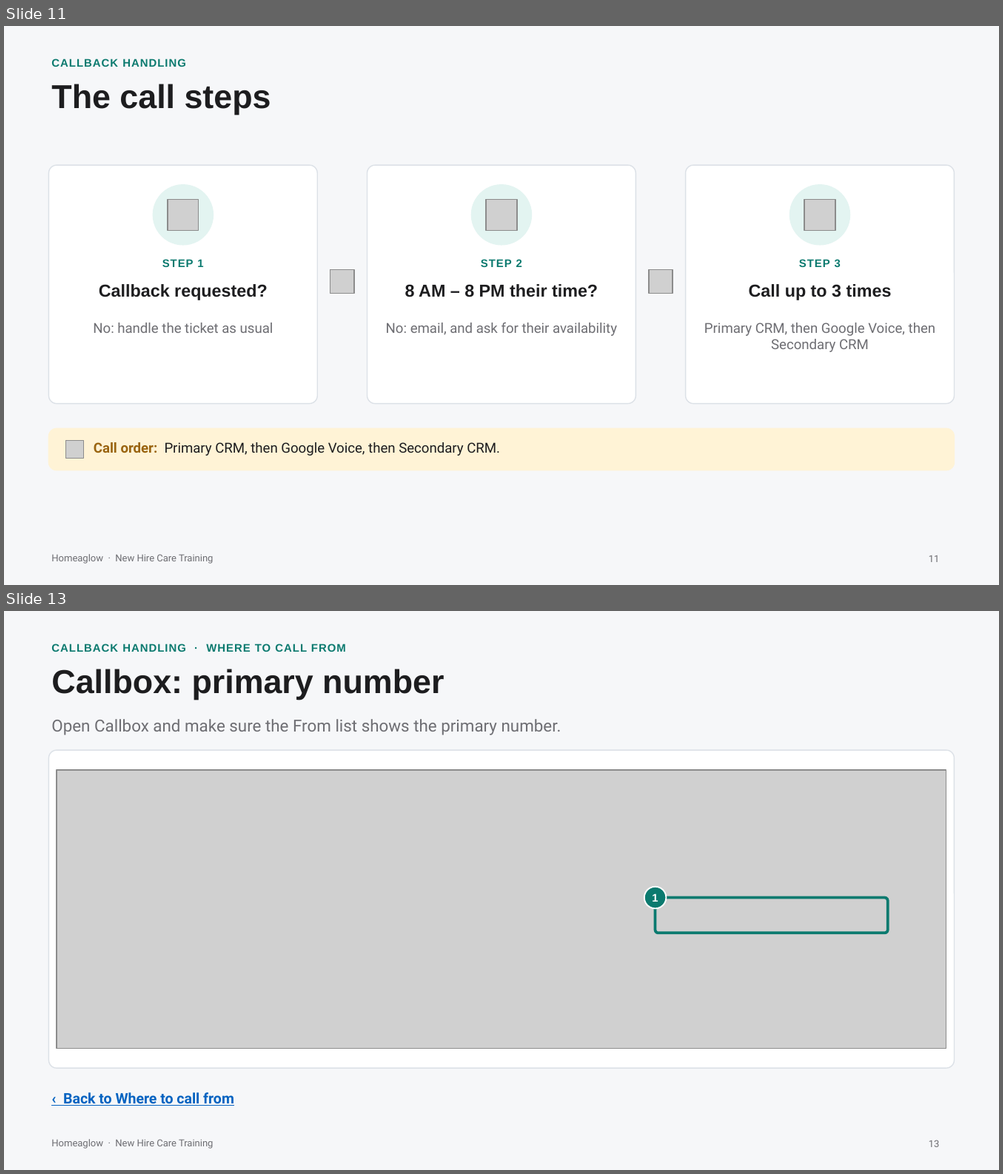
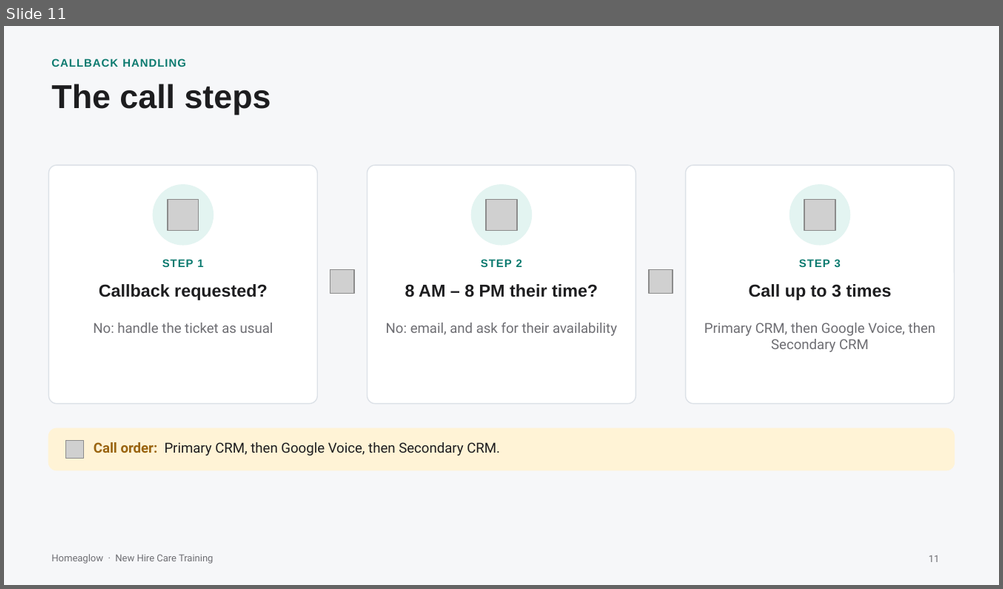
Before and after one commit to anjulimichelle/training, a slide deck: platform-mechanics/platform-operating-mechanics.pptx. Shown one above the other, each under a label of ours: slides 11 and 13 before the commit, slide 11 after it; the slides between them are not shown. The pictures are 1003x1174 and 1003x589 pixels, drawn with LibreOffice and Linux fonts; fonts in the diff are those of the drawing; grey boxes stand for pictures. Boxes give left, top, right and bottom in pixels: in the first picture for what was removed or moved away, otherwise in the second. Text is boxed around its words. In the diff, an @@ line names an element or a change of style, - is before the commit and + after.

```diff
--- a/platform-mechanics/platform-operating-mechanics.pptx
+++ b/platform-mechanics/platform-operating-mechanics.pptx
@@ slide 13 removed at box(4, 611, 999, 1170), background #F6F7F9; not listed: 1 template element that a slide beside it also shows @@
@@ text removed at box(51, 644, 346, 652) @@
-CALLBACK HANDLING · WHERE TO CALL FROM
@@ text removed at box(51, 669, 444, 700) @@
-Callbox: primary number
@@ text removed at box(51, 719, 561, 735) @@
-Open Callbox and make sure the From list shows the primary number.
@@ rounded rectangle removed at box(48, 750, 954, 1068) @@
@@ picture removed at box(57, 770, 946, 1048) @@
@@ ellipse removed at box(643, 886, 666, 908) @@
@@ text removed at box(652, 894, 657, 902) @@
-1
@@ rounded rectangle removed at box(654, 897, 887, 933) @@
@@ text removed at box(63, 1093, 234, 1106) @@
-‹ Back to Where to call from
@@ page number removed at box(928, 1140, 939, 1147) @@
-13
```
Also in this commit, not shown: 1 slide changed, 2 other slides removed, 6 other files.
